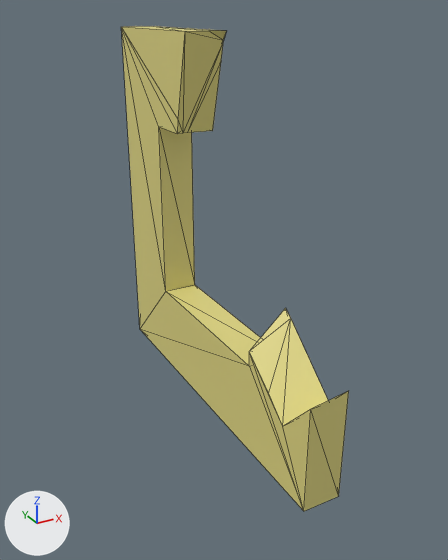
The glTF model Assets/BrokenWindow1.glb, before and after one commit.
Rendered twice from a 50 mm lens placed at (-1.37, -2.73, 2.1), pointed at (0.07, -0.11, 0.8). Every picture has the same lights, and +X, +Y and +Z are marked at lower left. Mesh edges are drawn as thin lines. Vertices at the same position are counted once.

Objects in the first picture: 'BrokenWindow1'.
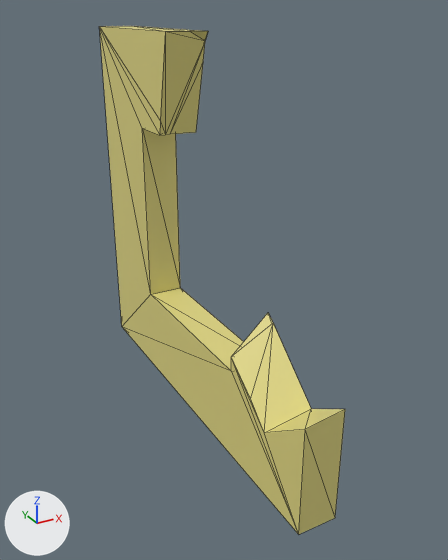
What changed in the scene script:
```text
Change me_cube_006_convcol:
    where me_cube_006_convcol.from_pydata(...)  # 30 vertices, 56 faces; spans x 0.0..0.2, y -1.0..1.0, z 0.0..2.0
    used by ob_brokenwindow1; location = (0.0, 0.0, 0.0)
    me_cube_006_convcol part 1: all 4 vertices in x 0.0..0.2, y -1.0, z 0.0..0.59 are moved by (-0.1, -0.1, 0.0)
    me_cube_006_convcol part 2: all 22 vertices in x 0.0..0.2, y -0.88..0.5, z 0.34..2.0 are moved by (-0.1, 0.0, 0.0)
    me_cube_006_convcol part 3: all 4 vertices in x 0.0..0.2, y 1.0, z 0.0..2.0 are moved by (-0.1, 0.1, 0.0)
```

Changed parts and their boxes [x1, y1, x2, y2] in the pictures (448 x 560 px; the box of a moved part takes in the faces that stretch with it):
'BrokenWindow1', reshaped (8% wider)
    before: [121, 26, 349, 511]
    after: [99, 26, 345, 535]
part 1 of me_cube_006_convcol, moved or reshaped
    before: [249, 352, 349, 511]
    after: [231, 357, 345, 535]
part 2 of me_cube_006_convcol, moved or reshaped
    before: [159, 31, 328, 426]
    after: [142, 31, 311, 433]
part 3 of me_cube_006_convcol, moved or reshaped
    before: [121, 26, 304, 511]
    after: [99, 26, 298, 533]
